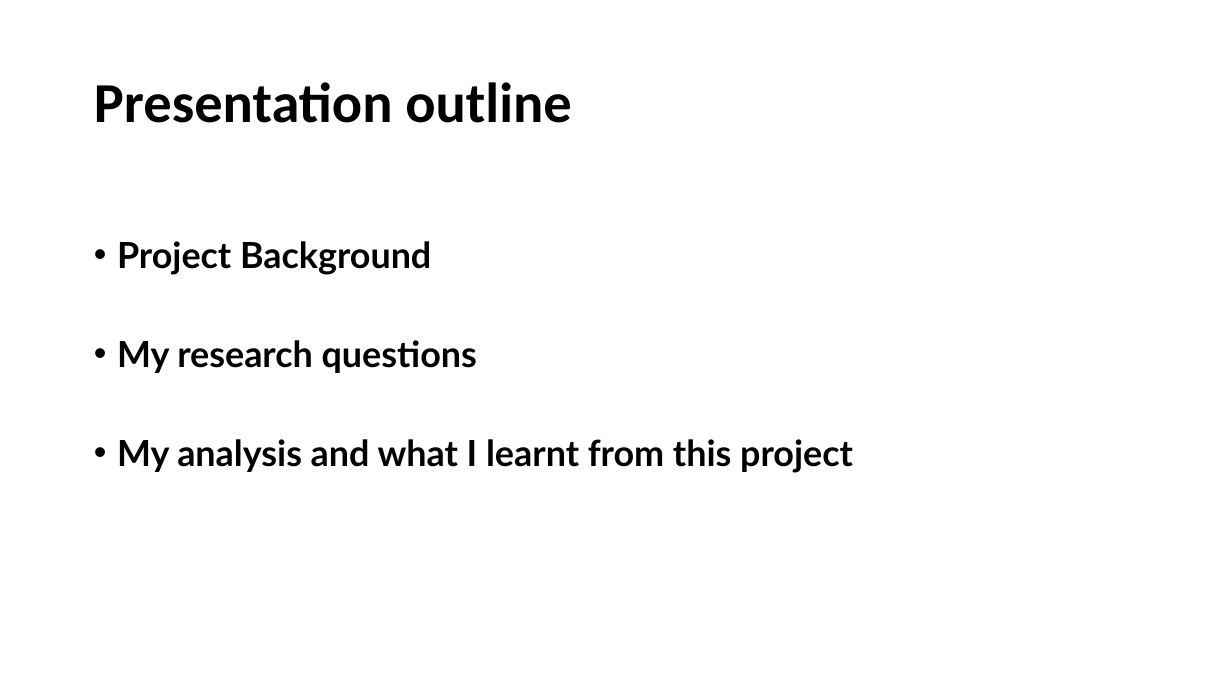
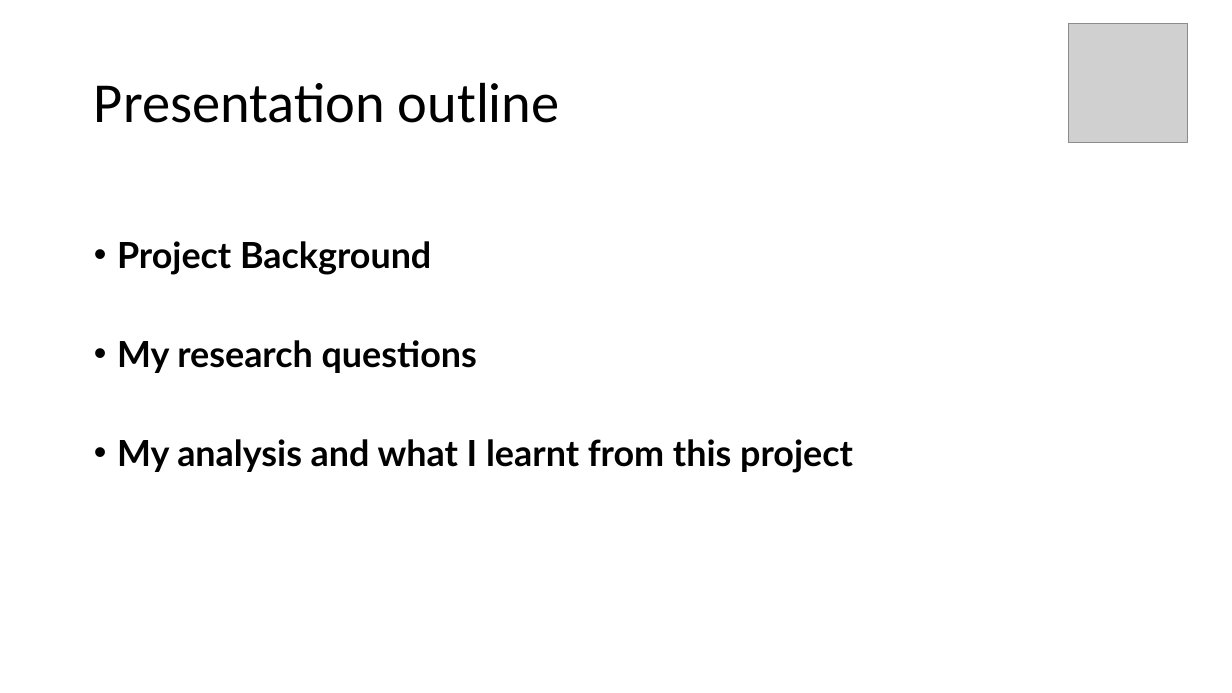
Before and after one commit to AshesisDataMining-2015/Youtube_Data, a slide deck: slide 2 of Final_Presentation.pptx. Drawn at 1232x693 pixels with LibreOffice and Linux fonts; fonts in the diff are those of the drawing; grey boxes stand for pictures. Boxes give left, top, right and bottom in pixels: in the first picture for what was removed or moved away, otherwise in the second. Text is boxed around its words. In the diff, an @@ line names an element or a change of style, - is before the commit and + after.

```diff
--- a/Final_Presentation.pptx
+++ b/Final_Presentation.pptx
@@ picture added at bbox=[1068, 23, 1188, 142] @@
@@ title "Presentation outline" at bbox=[94, 82, 560, 123]: bold off @@
```
Also in this commit, not shown: 11 other slides changed, 4 slides added, 2 slides removed.
